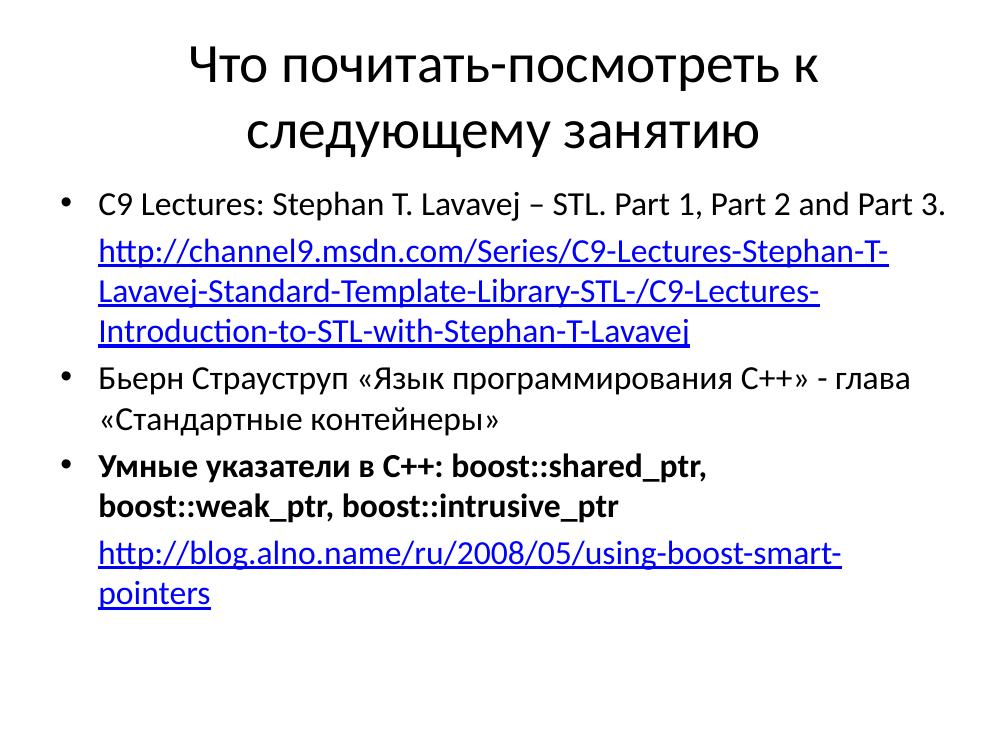
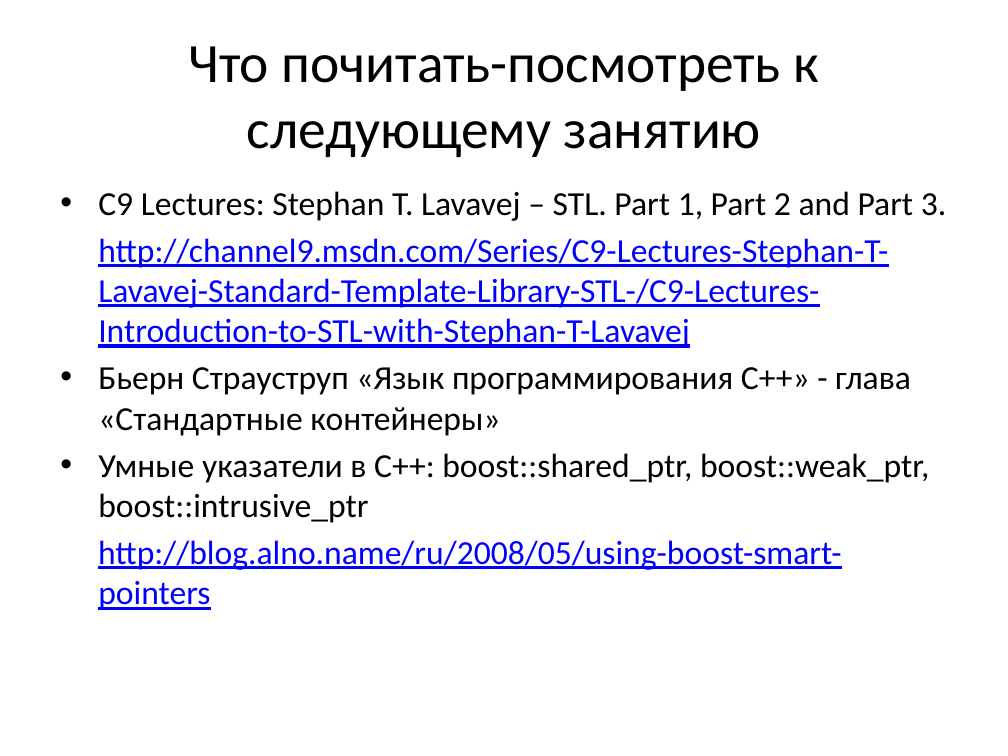
Before and after one commit to tscherkas/cpp_craft_1013, a slide deck: slide 16 of lections/cpp_craft_lec_1_part_2_v1_2.pptx. Drawn at 1008x756 pixels with LibreOffice and Linux fonts; fonts in the diff are those of the drawing. Boxes give left, top, right and bottom in pixels: in the first picture for what was removed or moved away, otherwise in the second. Text is boxed around its words. In the diff, an @@ line names an element or a change of style, - is before the commit and + after.

```diff
--- a/lections/cpp_craft_lec_1_part_2_v1_2.pptx
+++ b/lections/cpp_craft_lec_1_part_2_v1_2.pptx
@@ text at bbox=[98, 453, 929, 523]: bold off in "Умные указатели в C++: boost::shared_ptr, boost::weak_ptr, b ..." @@
```
Also in this commit, not shown: 2 other slides changed.
